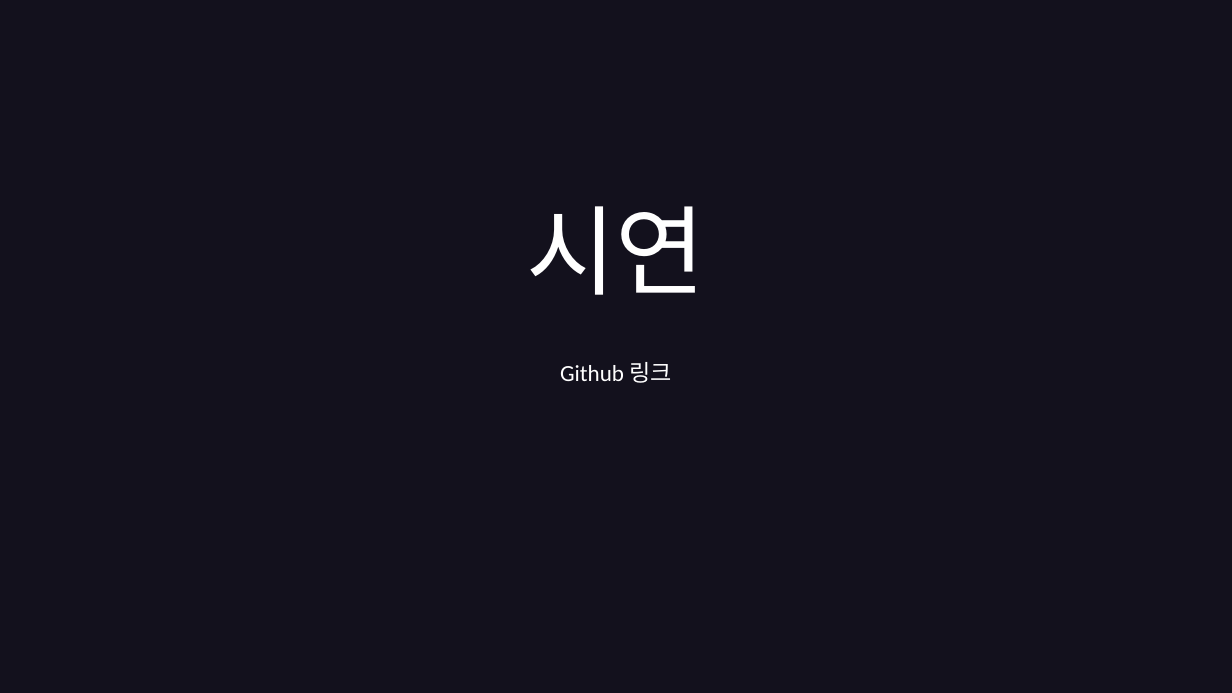
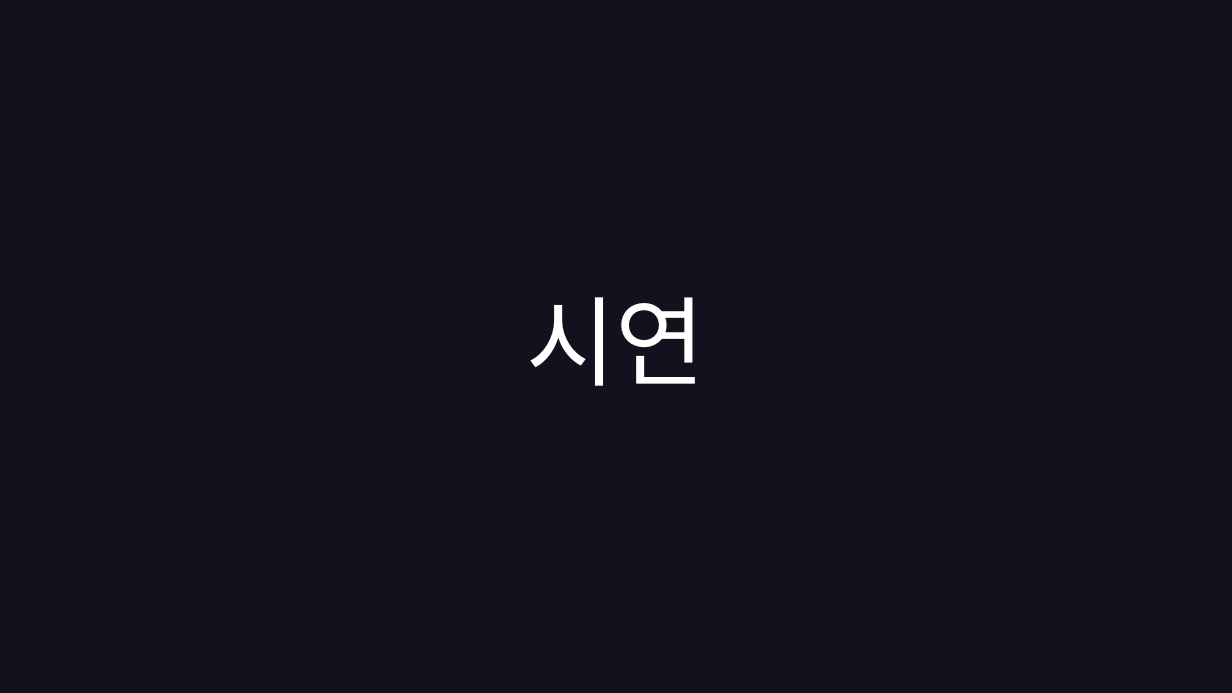
Before and after one commit to hyunkyumlee/FrontProject, a slide deck: slide 33 of 발표 자료/푸마_발표ppt.pptx. Drawn at 1232x693 pixels with LibreOffice and Linux fonts; fonts in the diff are those of the drawing. Boxes give left, top, right and bottom in pixels: in the first picture for what was removed or moved away, otherwise in the second. Text is boxed around its words. In the diff, an @@ line names an element or a change of style, - is before the commit and + after.

```diff
--- a/발표 자료/푸마_발표ppt.pptx
+++ b/발표 자료/푸마_발표ppt.pptx
@@ title "시연" moved from (x1=526, y1=206, x2=705, y2=295) to (x1=526, y1=297, x2=705, y2=386) @@
@@ text removed at (x1=560, y1=362, x2=672, y2=383) @@
-Github 링크
```
Also in this commit, not shown: 2 other slides changed, 3 other files.
